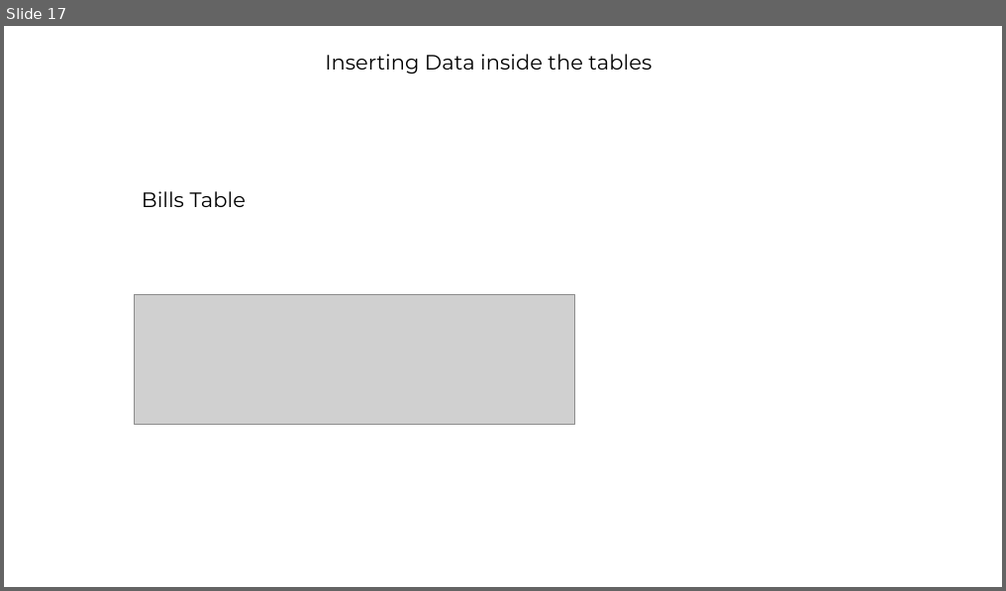
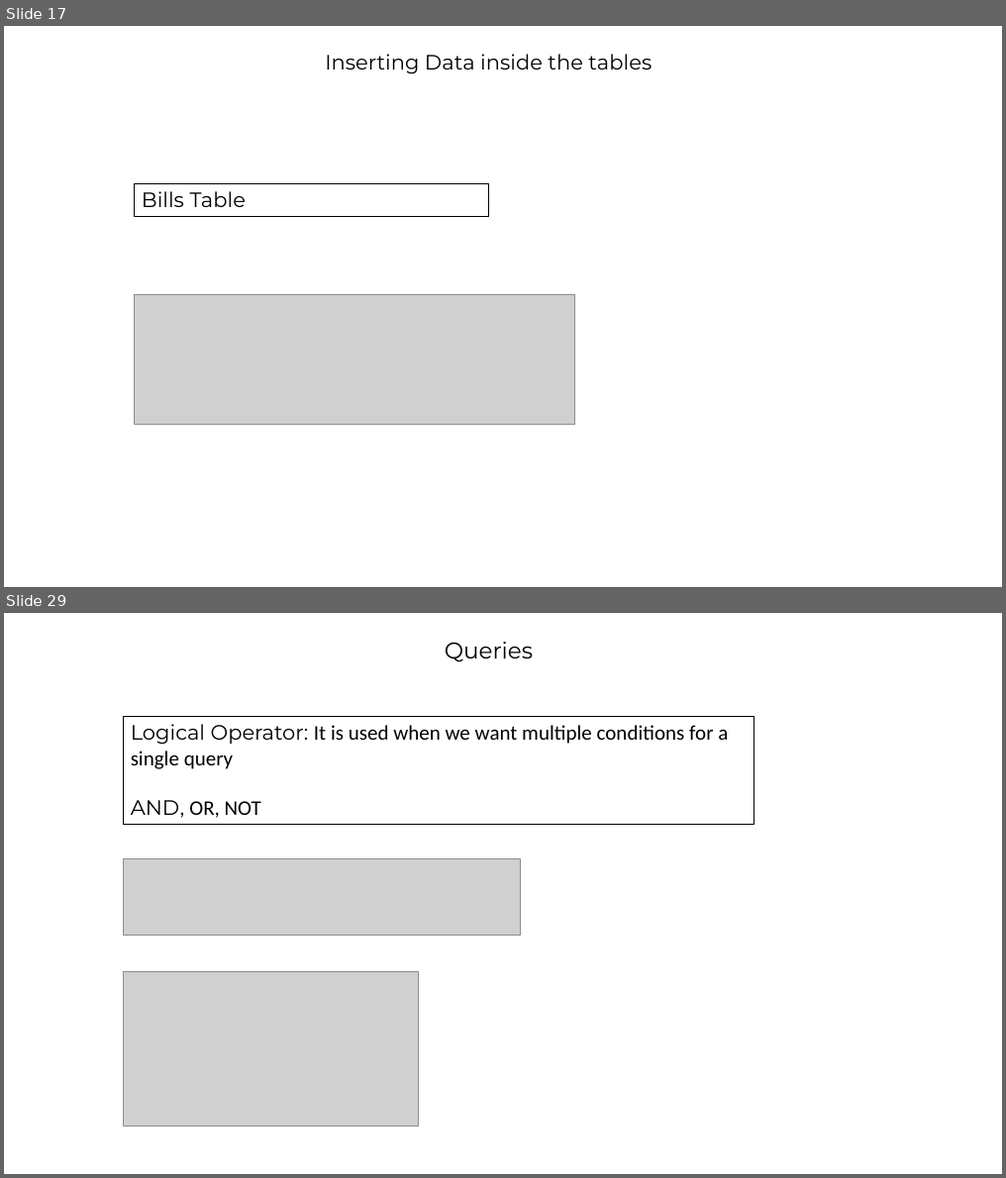
Before and after one commit to barrett28/1_IT-vedant, a slide deck: 4_sql/project''/hospital_management.pptx. Shown one above the other, each under a label of ours: slide 17 before the commit, slides 17 and 29 after it; the slides between them are not shown. The pictures are 1006x591 and 1006x1178 pixels, drawn with LibreOffice and Linux fonts; fonts in the diff are those of the drawing; grey boxes stand for pictures; background and template pictures are left out. Boxes give left, top, right and bottom in pixels: in the first picture for what was removed or moved away, otherwise in the second. Text is boxed around its words. In the diff, an @@ line names an element or a change of style, - is before the commit and + after.

```diff
--- a/4_sql/project''/hospital_management.pptx
+++ b/4_sql/project''/hospital_management.pptx
@@ slide 29 added at bbox=[4, 613, 1002, 1174], background picture (left out) @@
@@ text added at bbox=[445, 642, 533, 663], 22 pt, text #000000 @@
+Queries
@@ rectangle added at bbox=[123, 716, 754, 825], outline #000000 0.75 pt, 20 pt, text #000000 @@
+Logical Operator: It is used when we want multiple conditions for a single query
+AND, OR, NOT
@@ picture added at bbox=[123, 860, 521, 936] @@
@@ picture added at bbox=[123, 972, 419, 1127] @@
@@ slide 17 changed as well @@
@@ rectangle "Bills Table": place and size @@
-rectangle "Bills Table" at bbox=[142, 191, 246, 207]
+rectangle "Bills Table" at bbox=[135, 184, 488, 217]
@@ rectangle "Bills Table" at bbox=[135, 184, 488, 217]: outline none to #000000 0.75 pt @@
```
Also in this commit, not shown: 15 other slides changed, 21 other slides added, 38 other files.
